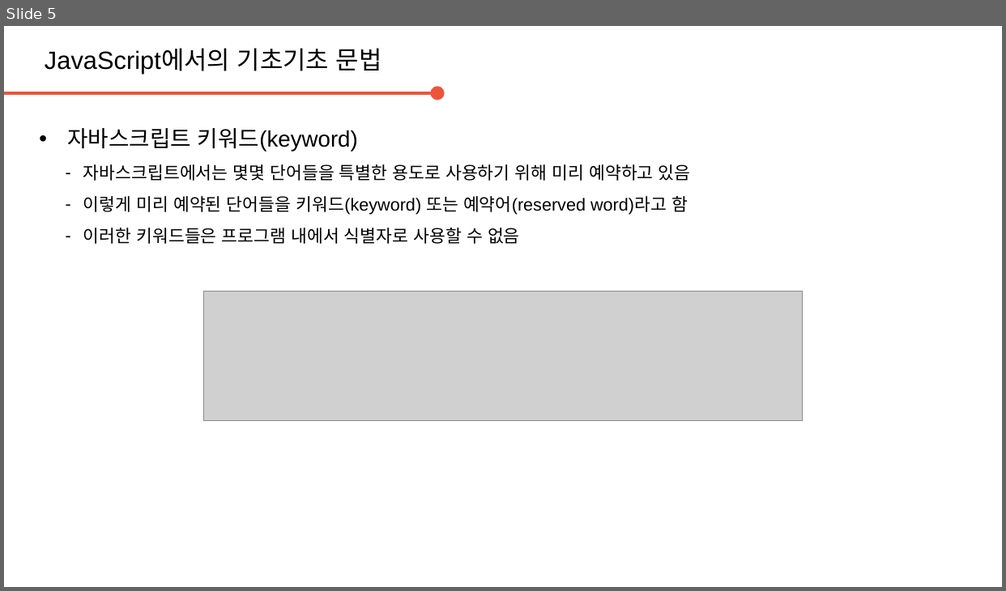
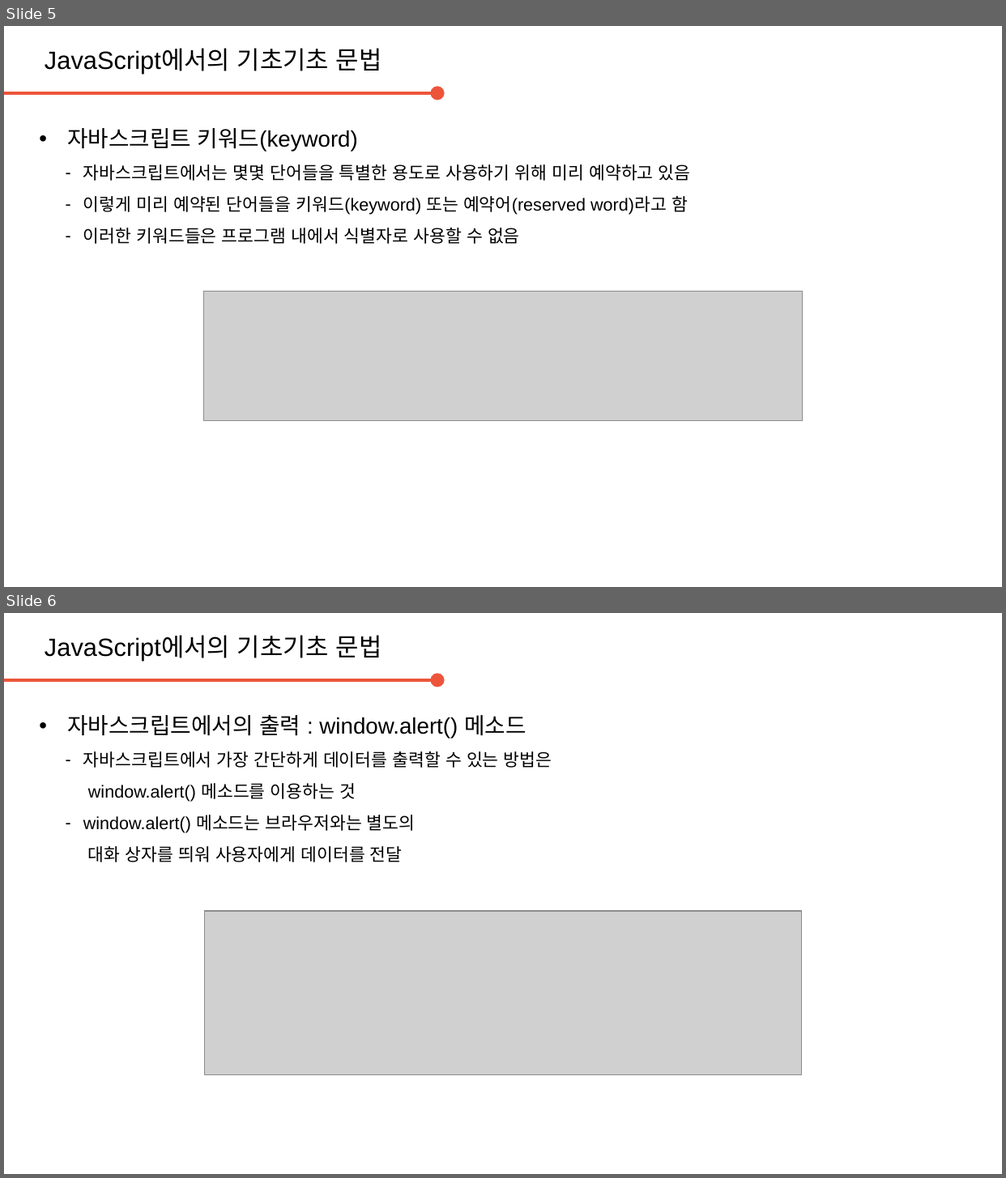
Before and after one commit to daegukdo/GCWM, a slide deck: 30/200729_JavaScript_basic_syntax.pptx. Shown one above the other, each under a label of ours: slide 5 before the commit, slides 5 and 6 after it. The pictures are 1006x591 and 1006x1178 pixels, drawn with LibreOffice and Linux fonts; fonts in the diff are those of the drawing; grey boxes stand for pictures; background and template pictures are left out. Boxes give left, top, right and bottom in pixels: in the first picture for what was removed or moved away, otherwise in the second. Text is boxed around its words. In the diff, an @@ line names an element or a change of style, - is before the commit and + after.

Commit message:
get coding with me  - edit JavaScript resource (basic : output)

```diff
--- a/30/200729_JavaScript_basic_syntax.pptx
+++ b/30/200729_JavaScript_basic_syntax.pptx
@@ slide 6 added at (4,613,1002,1174), background #FFFFFF @@
@@ text added at (44,635,382,660), 20 pt, text #000000 @@
+JavaScript에서의 기초기초 문법
@@ arrow added from (4, 680) to (438, 680), #ED553B 2.25 pt @@
@@ text added at (67,715,552,862), 14 pt, text #000000 @@
+• 자바스크립트에서의 출력 : window.alert() 메소드
+  – 자바스크립트에서 가장 간단하게 데이터를 출력할 수 있는 방법은
+    window.alert() 메소드를 이용하는 것
+  – window.alert() 메소드는 브라우저와는 별도의
+    대화 상자를 띄워 사용자에게 데이터를 전달
@@ picture added at (204,911,802,1075) @@
```
Also in this commit, not shown: 4 other slides added, 1 other file.
